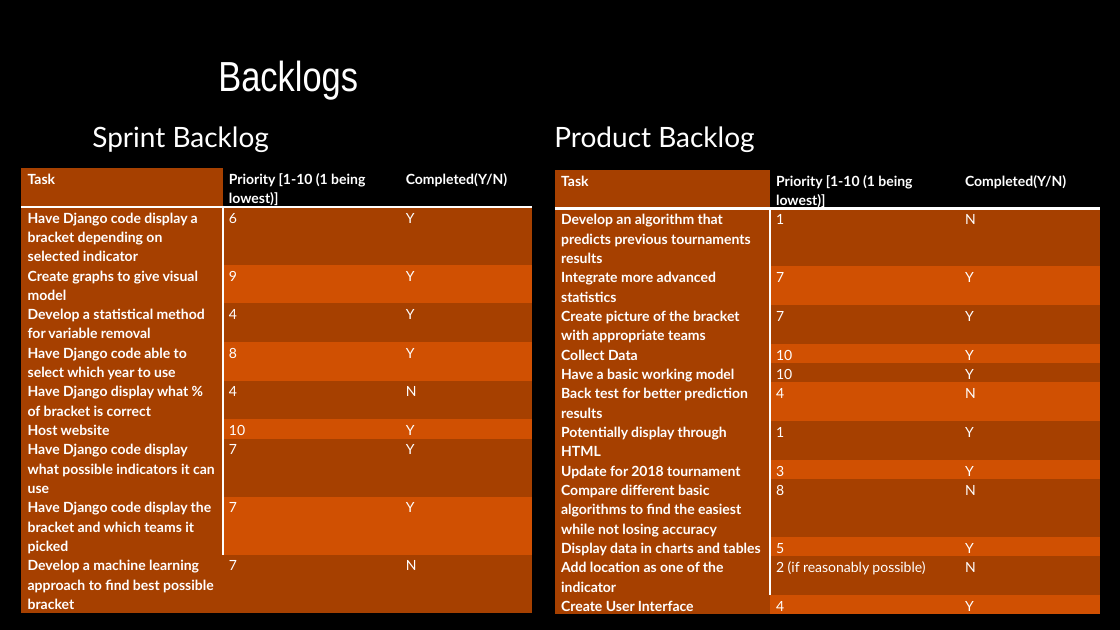
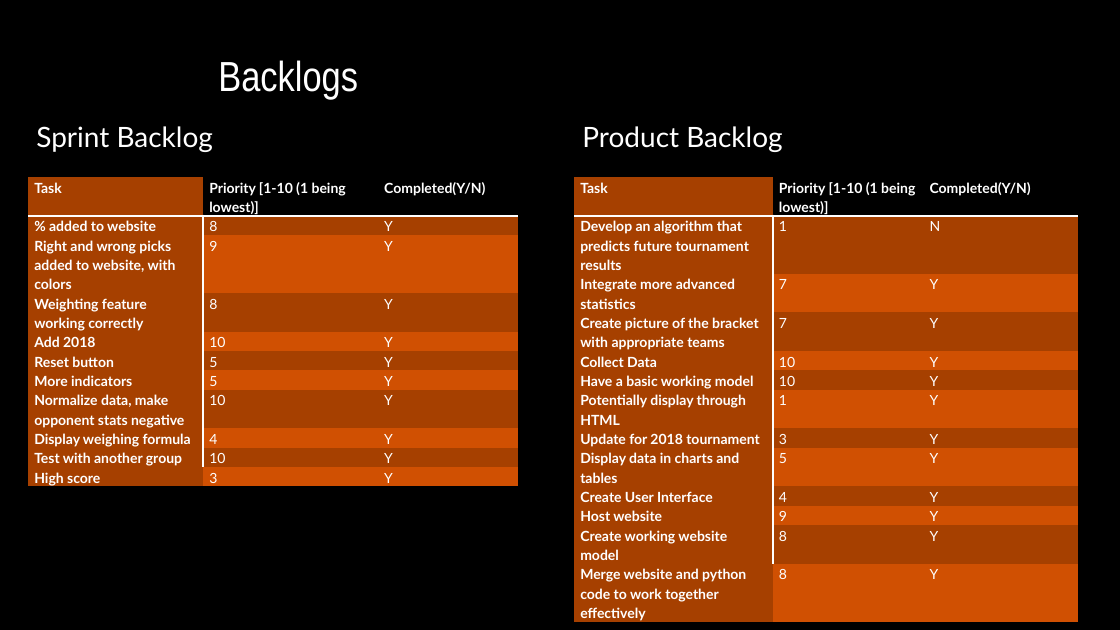
Before and after one commit to hattas/ncaa-bracket-predictor, a slide deck: slide 7 of documentation/sprint 4/Sprint 4 powerpoint.pptx. Drawn at 1120x630 pixels with LibreOffice and Linux fonts; fonts in the diff are those of the drawing; background and template pictures are left out. Boxes give left, top, right and bottom in pixels: in the first picture for what was removed or moved away, otherwise in the second. Text is boxed around its words. In the diff, an @@ line names an element or a change of style, - is before the commit and + after.

```diff
--- a/documentation/sprint 4/Sprint 4 powerpoint.pptx
+++ b/documentation/sprint 4/Sprint 4 powerpoint.pptx
@@ text "Sprint Backlog" moved from (x1=92, y1=126, x2=269, y2=152) to (x1=36, y1=126, x2=213, y2=152) @@
@@ text "Product Backlog" moved from (x1=554, y1=126, x2=754, y2=152) to (x1=582, y1=126, x2=782, y2=152) @@
@@ table removed at (x1=21, y1=168, x2=533, y2=613), 10 rows, 3 columns @@
-Task | Priority [1-10 (1 being lowest)] | Completed(Y/N)
-Have Django code display a bracket depending on selected indicator | 6 | Y
-Create graphs to give visual model | 9 | Y
-Develop a statistical method for variable removal | 4 | Y
-Have Django code able to select which year to use | 8 | Y
-Have Django display what % of bracket is correct | 4 | N
-Host website | 10 | Y
-Have Django code display what possible indicators it can use | 7 | Y
-Have Django code display the bracket and which teams it picked | 7 | Y
-Develop a machine learning approach to find best possible bracket | 7 | N
@@ table added at (x1=28, y1=177, x2=518, y2=490), 11 rows, 3 columns @@
+Task | Priority [1-10 (1 being lowest)] | Completed(Y/N)
+% added to website | 8 | Y
+Right and wrong picks added to website, with colors | 9 | Y
+Weighting feature working correctly | 8 | Y
+Add 2018 | 10 | Y
+Reset button | 5 | Y
+More indicators | 5 | Y
+Normalize data, make opponent stats negative | 10 | Y
+Display weighing formula | 4 | Y
+Test with another group | 10 | Y
+High score | 3 | Y
@@ table at (x1=574, y1=177, x2=1077, y2=625) @@
-row 2, column 1: Develop an algorithm that predicts previous tournaments results
+row 2, column 1: Develop an algorithm that predicts future tournament results
-row 7: Back test for better prediction results | 4 | N
-row 10: Compare different basic algorithms to find the easiest while not losing accuracy | 8 | N
-row 12: Add location as one of the indicator | 2 (if reasonably possible) | N
+row 11: Host website | 9 | Y
+row 12: Create working website model | 8 | Y
+row 13: Merge website and python code to work together effectively | 8 | Y
@@ table resized from (x1=555, y1=170, x2=1101, y2=619) to (x1=574, y1=177, x2=1077, y2=625) @@
```
Also in this commit, not shown: 1 other file.
